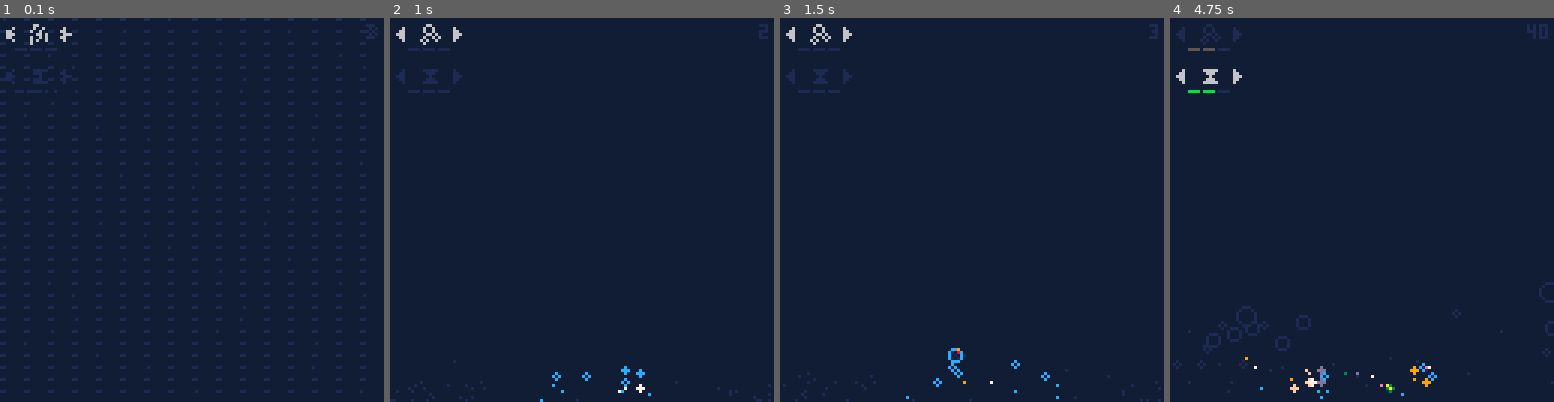
Above: before the commit, frames 1-4 (left to right).
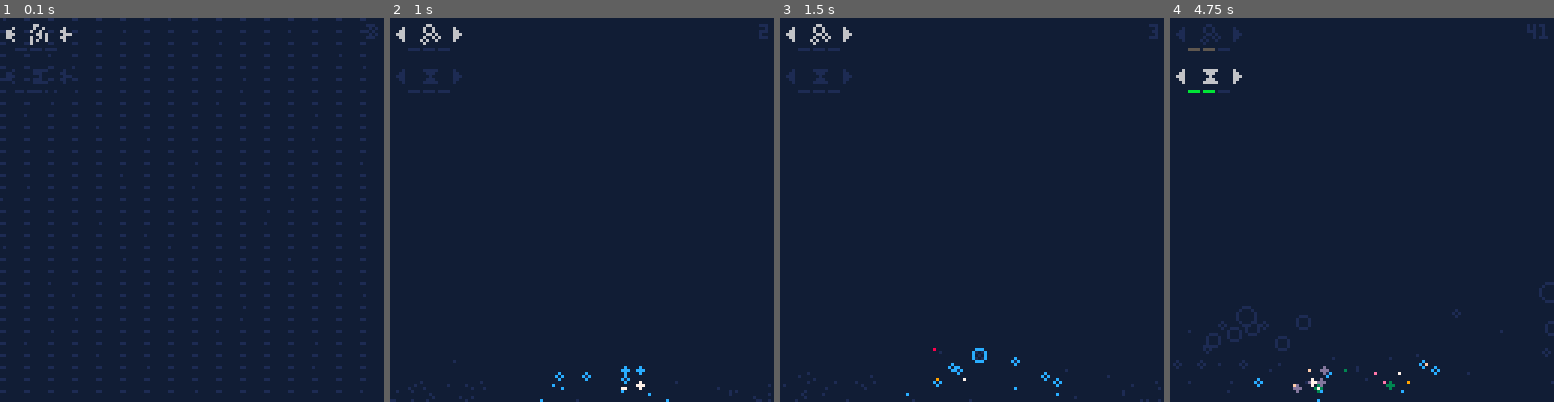
Above: after the commit, the same moments.

Repository: beardedsakimonkey/bubble_pop.p8
Game: PICO-8 cartridge bubble_pop.p8
Two runs of this game, one before a commit and one after it. Both use one fixed random seed, a clock stepped at 60 frames per second and the inputs below.
Inputs:
- Up to frame 1 (0.1 s): no input
- Up to frame 2 (1 s): tap X (X key) at 0.33 s; tap O (Z key) at 0.7 s
- Up to frame 3 (1.5 s): tap X (X key) at 1.07 s
- Up to frame 4 (4.75 s): hold Right 1.6-2.1 s; tap O (Z key) every 0.4 s from 1.7 to 4.5 s; tap X (X key) at 1.85, 2.97, 4.08 s; hold Up 2.15-2.42 s; hold Right 2.47-3.03 s; hold Left 3.08-3.58 s; hold Down 3.63-3.97 s; hold Right 4.02-4.68 s; hold Up from 4.73 s (still down)

Frame 1 is identical in both runs. In frame 2, 0.2% of the frame differs, in the area x 42-73%, y 90-100%; in frame 3, 0.4%; in frame 4, 0.7%, in the area x 19-99%, y 1-100%.

Commit message:
organize

Diff:
--- a/bubble_pop.lua
+++ b/bubble_pop.lua
@@ -2,30 +2,29 @@
 Yellow,Green,Blue,Indigo,Pink,Peach = 0,1,2,3,4,5,6,7,8,9,10,11,12,13,14,15
 BG=Brown
 
-bbls={}
-prts={}
-prt_themes = {}
-f=0
-cartdata('tubeman_bubble_pop')
-score=dget(0) or 0
-multipop,speedup=1,2
-ctrls={
-	[multipop]={spr=1, v=0},
-	[speedup]={spr=0, v=0},
-}
-sel=1
-
 function _init()
+	cartdata('tubeman_bubble_pop')
 	poke(0X5f5d, 8) -- key repeat delay
 	poke(0x5f2e, 1) -- hidden palette
 	music(0)
-	init_particle_themes()
+
+	bbls={}
+	prts={}
+	prt_themes=init_particle_themes()
+	t=0
+	score=dget(0) or 0
+	multipop,speedup=1,2
+	ctrls={
+		[multipop]={spr=1, v=0},
+		[speedup]={spr=0, v=0},
+	}
+	sel=1
 end
 
 -- bubbles ---------------------------------------------------------------------
 
 function count_bubbles()
-	local fake, real = 0, 0
+	local fake,real = 0,0
 	foreach(bbls, function(bbl)
 		if (bbl.dead_t) return
 		if bbl.fake then
@@ -34,13 +33,13 @@
 			real+=1
 		end
 	end)
-	return fake, real
+	return fake,real
 end
 
 function spawn_bubbles()
-	local num_fake, num_real = count_bubbles()
+	local num_fake,num_real = count_bubbles()
 	while num_fake<44 do
-		num_fake += 1
+		num_fake+=1
 		local x = rnd(64)\1 + rnd(64)\1
 		local bbl= {
 			x=x<64 and 64-x or 64-(x-64)+64, y=130,
@@ -49,11 +48,12 @@
 			t=0,
 			fake=true,
 			p=rnd(), -- phase offset
+			draw=draw_fake_bubble,
 		}
 		add(bbls, bbl, 1)
 	end
 
-	if f%(sqrt(num_real)*2\(ctrls[speedup].v+1))==0 then
+	if t%(sqrt(num_real)*2\(ctrls[speedup].v+1))==0 then
 		add(bbls, {
 			x=64+flr(rnd(64))-32, y=130,
 			dx=nil, dy=nil,
@@ -62,31 +62,58 @@
 			fake=false,
 			p=rnd(),
 			dead_t=nil,
+			draw=draw_real_bubble,
 		})
 	end
 end
 
+function highest_bubble()
+	local highest
+	foreach(bbls, function(bbl)
+		if (bbl.fake or bbl.dead_t) return
+		if not highest or bbl.y<highest.y then
+			highest = bbl
+		end
+	end)
+	return highest
+end
+
+function pop_bubbles()
+	for _=1,1<<ctrls[multipop].v do
+		local bbl = highest_bubble()
+		if bbl then
+			score+=1
+			bbl.dead_t=0
+			sfx(3)
+			dset(0, score)
+		end
+	end
+end
+
+function update_bubble(bbl)
+	if (bbl.dead_t) bbl.dead_t+=1
+	local t = bbl.fake and bbl.t/4 or bbl.t
+	local slow = bbl.fake and 8-bbl.max_r or 4>>>ctrls[speedup].v
+	bbl.dx = cos(bbl.p+t/360*4) * sin(bbl.p+t/360) / slow
+	bbl.dy = (cos(bbl.p+t/180*4) * sin(bbl.p+t/180))/4 - 2*bbl.p / slow
+	if (not bbl.fake) bbl.dy = min(-0.4, bbl.dy)
+	bbl.x += bbl.dx
+	bbl.y += bbl.dy
+	local v = bbl.fake and 125 or 130
+	bbl.r = mid((v - min(v, bbl.y))\8, 0, bbl.max_r)
+	bbl.t += 1
+	local top = bbl.fake and flr(bbl.x<64 and bbl.x*2 or 128-((bbl.x-64)*2))
+	            or 0
+	if bbl.y+bbl.r < top then
+		del(bbls, bbl)
+	end
+end
+
 function update_bubbles()
-	for bbl in all(bbls) do
-		if (bbl.dead_t) bbl.dead_t+=1
-		local t = bbl.fake and bbl.t/4 or bbl.t
-		local slow = bbl.fake and 8-bbl.max_r or lshr(4, ctrls[speedup].v)
-		bbl.dx = cos(bbl.p+t/360*4) * sin(bbl.p+t/360) / slow
-		bbl.dy = (cos(bbl.p+t/180*4) * sin(bbl.p+t/180))/4 - 2*bbl.p / slow
-		if (not bbl.fake) bbl.dy = min(-0.4, bbl.dy)
-		bbl.x += bbl.dx
-		bbl.y += bbl.dy
-		local v = bbl.fake and 125 or 130
-		bbl.r = mid(
-			(v - min(v, bbl.y))\8,
-			0, bbl.max_r)
-		bbl.t += 1
-		local top = not bbl.fake and 0
-		            or flr(bbl.x<64 and bbl.x*2 or 128-((bbl.x-64)*2))
-		if bbl.y+bbl.r < top then
-			del(bbls, bbl)
-		end
-	end
+	if (btnp(🅾️)) pop_bubbles()
+	if (btnp(❎)) pop_bubbles()
+	foreach(bbls, update_bubble)
+	spawn_bubbles()
 end
 
 function draw_fake_bubble(bbl)
@@ -111,17 +138,14 @@
 
 function draw_bubbles()
 	for bbl in all(bbls) do
-		if bbl.fake then
-			draw_fake_bubble(bbl)
-		else
-			draw_real_bubble(bbl)
-		end
+		bbl:draw()
 	end
 end
 
 -- particles -------------------------------------------------------------------
 
 function init_particle_themes()
+	local themes = {}
 	local theme_cores = {
 		{Red,Pink,Orange},
 		{Yellow,Green,DarkGreen},
@@ -132,19 +156,20 @@
 		for _=1,3 do
 			for i,c in ipairs(theme_core) do
 				add(theme, c)
-				if i%3==0 then
-					add(theme, White)
-				end
+				if (i%3==0) add(theme, White)
 			end
 		end
 		for _=1,3 do
 			add(theme, DarkBlue)
 		end
-		add(prt_themes, theme)
-	end
+		add(themes, theme)
+	end
+	return themes
 end
 
 function spawn_particle(bbl)
+	if (bbl.dead_t~=4) return
+	del(bbls, bbl)
 	local i = ctrls[multipop].v==0 and (score%#prt_themes) or rnd(#prt_themes)\1
 	local theme = prt_themes[i+1]
 	for _=1, max(8, bbl.r*3) do
@@ -166,28 +191,22 @@
 	end
 end
 
-function spawn_particles()
-	for bbl in all(bbls) do
-		if bbl.dead_t==4 then
-			spawn_particle(bbl)
-			del(bbls, bbl)
-		end
+function update_particle(prt)
+	prt.x += prt.dx
+	prt.y += prt.dy
+	prt.t += 1
+	prt.c = prt.theme[flr(prt.t/prt.max_t * #prt.theme)+1]
+	if prt.r==1 and (prt.t/prt.max_t)>0.4 then
+		prt.r = 0
+	end
+	if prt.t >= prt.max_t then
+		del(prts, prt)
 	end
 end
 
 function update_particles()
-	for prt in all(prts) do
-		prt.x += prt.dx
-		prt.y += prt.dy
-		prt.t += 1
-		prt.c = prt.theme[flr(prt.t/prt.max_t * #prt.theme)+1]
-		if prt.r==1 and (prt.t/prt.max_t)>0.4 then
-			prt.r = 0
-		end
-		if prt.t >= prt.max_t then
-			del(prts, prt)
-		end
-	end
+	foreach(prts, update_particle)
+	foreach(bbls, spawn_particle)
 end
 
 function draw_particles()
@@ -228,38 +247,11 @@
 
 --------------------------------------------------------------------------------
 
-function highest_bubble()
-	local highest
-	foreach(bbls, function(bbl)
-		if (bbl.fake or bbl.dead_t) return
-		if not highest or bbl.y<highest.y then
-			highest = bbl
-		end
-	end)
-	return highest
-end
-
-function pop_bubbles()
-	for _=1,shl(1, ctrls[multipop].v) do
-		local bbl = highest_bubble()
-		if bbl then
-			score+=1
-			bbl.dead_t=0
-			sfx(3)
-			dset(0, score)
-		end
-	end
-end
-
 function _update()
-	if (btnp(🅾️)) pop_bubbles()
-	if (btnp(❎)) pop_bubbles()
+	t+=1
 	update_controls()
 	update_bubbles()
-	spawn_bubbles()
 	update_particles()
-	spawn_particles()
-	f+=1
 end
 
 function _draw()
@@ -267,6 +259,6 @@
 	cls(BG)
 	draw_bubbles()
 	draw_controls()
+	print(score, 127-(#tostring(score)*4), 2, DarkBlue)
 	draw_particles()
-	print(score, 127-(#tostring(score)*4), 2, DarkBlue)
-end
+end
